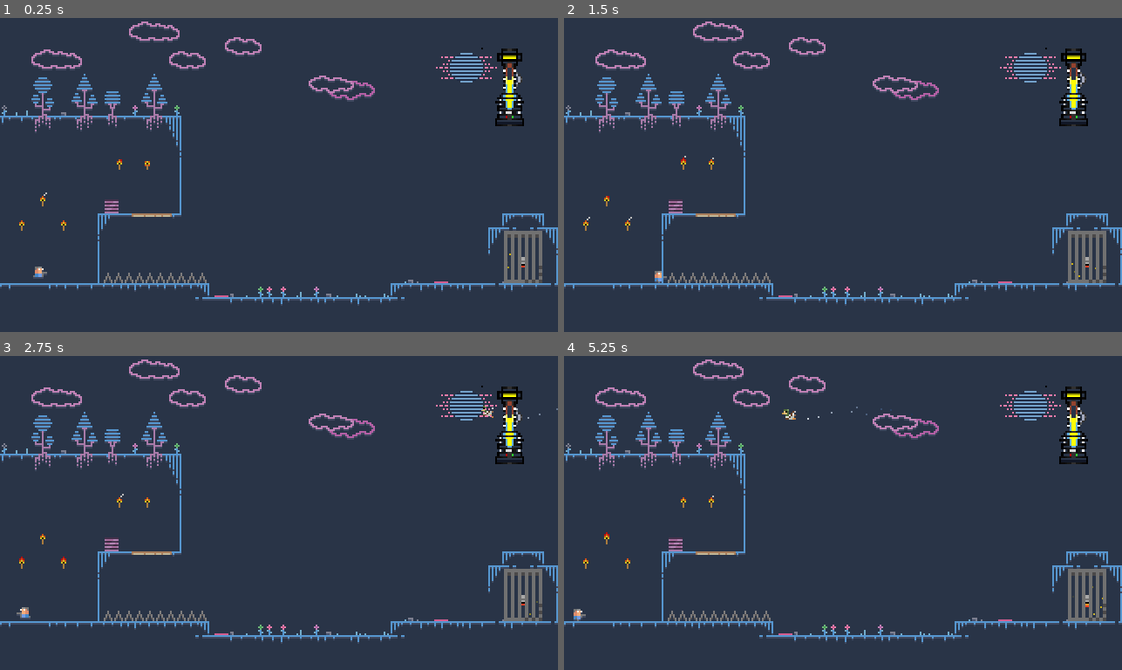
Above: before the commit, frames 1-4 (two rows, left to right).
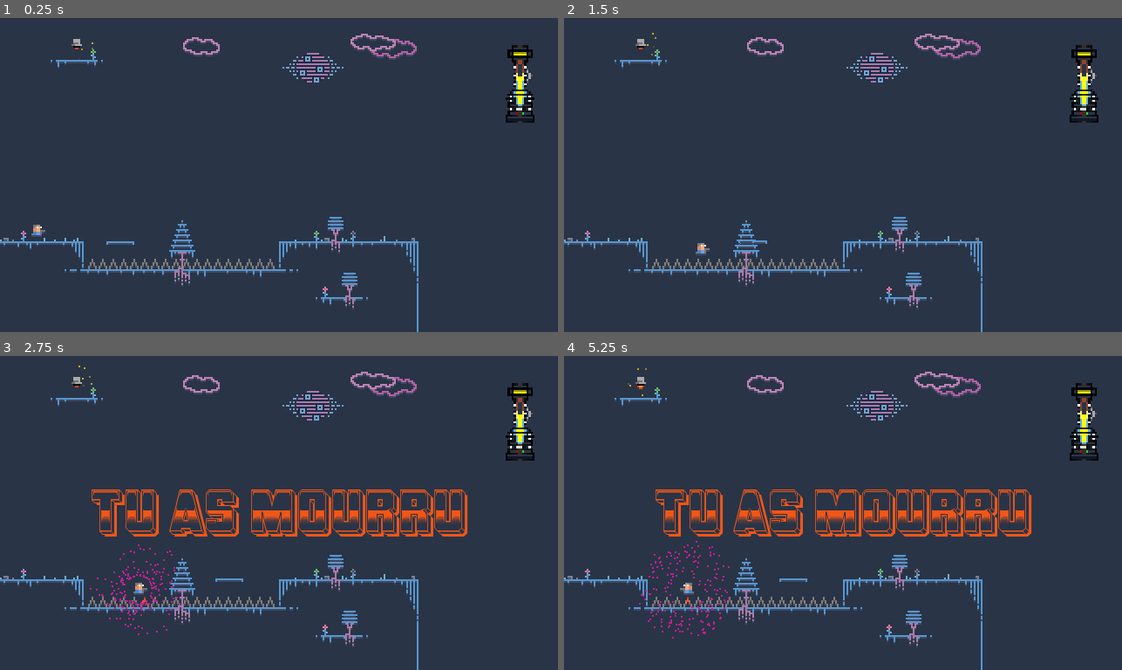
Above: after the commit, the same moments.

Repository: ddorn/gravity
Game: Godot game, scene res://Level1.tscn
Same seed, same stepped clock (60 frames per second), same inputs: the game is played once before the commit and once after it. Before the commit the project starts from res://Level2.tscn. Sound files missing from this copy of the repository are replaced by a short silence.
Inputs:
- Up to frame 1 (0.25 s): no input
- Up to frame 2 (1.5 s): hold Right (ui_right) from 0.53 s (still down); tap Up (ui_up) at 0.77 s
- Up to frame 3 (2.75 s): tap Up (ui_up) at 1.52 s; release Right (ui_right) at 2.03 s; hold Left (ui_left) from 2.03 s (still down)
- Up to frame 4 (5.25 s): release Left (ui_left) at 2.78 s; hold Right (ui_right) 2.78-4.28 s; tap Up (ui_up) at 3.02, 3.77, 4.52 s; hold Left (ui_left) 4.28-5.03 s; hold Right (ui_right) from 5.03 s (still down)

The runs differ from the first frame. In frame 1, 8.2% of the frame differs, in the area x 0-100%, y 1-100%; in frame 2, 8.2%; in frame 3, 12%; in frame 4, 12%.

Commit message:
use areas for moving plateforms

Diff:
--- a/Level1.tscn
+++ b/Level1.tscn
@@ -23,6 +23,15 @@
 _data = {
 "points": PoolVector2Array( -1.98201, 10.0092, 1.98201, -10.0092, 74.9999, -43.6667, 2.18021, 0.594603, -2.18021, -0.594603, 66.9999, -57.6667, 16.3605, -1.41581, -16.3605, 1.41581, 14.3333, -62.3333 )
 }
+
+[sub_resource type="RectangleShape2D" id=4]
+extents = Vector2( 86, 72 )
+
+[sub_resource type="RectangleShape2D" id=5]
+extents = Vector2( 55, 104 )
+
+[sub_resource type="RectangleShape2D" id=6]
+extents = Vector2( 182, 40 )
 
 [node name="Level1" type="Node2D"]
 
@@ -86,13 +95,13 @@
 [node name="Spike3" parent="TileMap/Spike/Spike8" instance=ExtResource( 3 )]
 position = Vector2( 12, 0 )
 
-[node name="KinematicBody2D" parent="." instance=ExtResource( 1 )]
+[node name="Plateform" parent="." instance=ExtResource( 1 )]
 position = Vector2( 69, 129 )
 move_speed = 85.256
 patrol_path = [ NodePath("../Path2D"), NodePath("../Path2D/Path2D2"), NodePath("../Path2D/Path2D3") ]
 loop = false
+avoid_areas = [ NodePath("../Area1"), NodePath("../Area1/Area2"), NodePath("../Area1/Area3") ]
 avoid_body = NodePath("../Player")
-avoid_radius = 25.0
 
 [node name="Path2D" type="Path2D" parent="."]
 position = Vector2( 70, 128 )
@@ -103,6 +112,27 @@
 
 [node name="Path2D3" type="Path2D" parent="Path2D"]
 curve = SubResource( 3 )
+
+[node name="Area1" type="Area2D" parent="."]
+visible = false
+position = Vector2( 43, 79 )
+
+[node name="CollisionShape2D" type="CollisionShape2D" parent="Area1"]
+position = Vector2( 91, 23 )
+shape = SubResource( 4 )
+
+[node name="Area2" type="Area2D" parent="Area1"]
+
+[node name="CollisionShape2D" type="CollisionShape2D" parent="Area1/Area2"]
+position = Vector2( 129, 22 )
+shape = SubResource( 5 )
+
+[node name="Area3" type="Area2D" parent="Area1"]
+position = Vector2( 129, 22 )
+
+[node name="CollisionShape2D" type="CollisionShape2D" parent="Area1/Area3"]
+position = Vector2( -18, -49 )
+shape = SubResource( 6 )
 
 [node name="Interface" parent="." instance=ExtResource( 6 )]
 margin_left = 276.0
--- a/MovingPlatform.gd
+++ b/MovingPlatform.gd
@@ -3,8 +3,9 @@
 export(float, 0, 100) var move_speed = 50
 export(Array, NodePath) var patrol_path
 export(bool) var loop = true
+export(Array, NodePath) var avoid_areas
+
 export(NodePath) var avoid_body
-export(float, 10.0, 100.0) var avoid_radius = 15.0
 
 var paused = true
 
@@ -41,7 +42,7 @@
 	if paused:
 		if avoid_body:
 			var body_pos = get_node(avoid_body).position
-			if position.distance_to(body_pos) < avoid_radius:
+			if get_node(avoid_areas[path_index]).overlaps_body(get_node(avoid_body)):
 				paused = false
 		else:
 			paused = false
--- a/Player.gd
+++ b/Player.gd
@@ -103,7 +103,7 @@
 		kill()
 
 func kill():
-	putting_down_box(0)
+	# putting_down_box(0)
 	dead = true
 	animationplayer.play("death")
 	$DeathText.visible = true
--- a/Trophy.tscn
+++ b/Trophy.tscn
@@ -88,6 +88,7 @@
 rotation = 0.11552
 texture = ExtResource( 1 )
 hframes = 4
+frame = 3
 
 [node name="AnimationPlayer" type="AnimationPlayer" parent="Path2D/PathFollow2D/trophy"]
 autoplay = "default"
--- a/project.godot
+++ b/project.godot
@@ -21,7 +21,7 @@
 [application]
 
 config/name="gravity"
-run/main_scene="res://Level2.tscn"
+run/main_scene="res://Level1.tscn"
 config/icon="res://icon.png"
 
 [autoload]
Not shown: 1 places in Level1.tscn that only renumber resources
